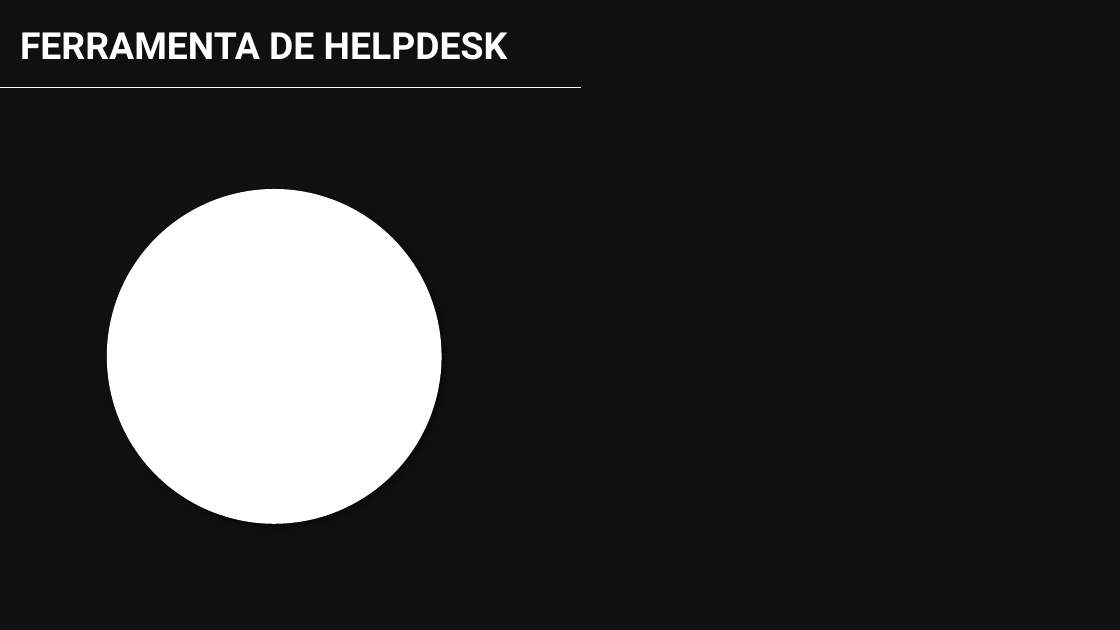
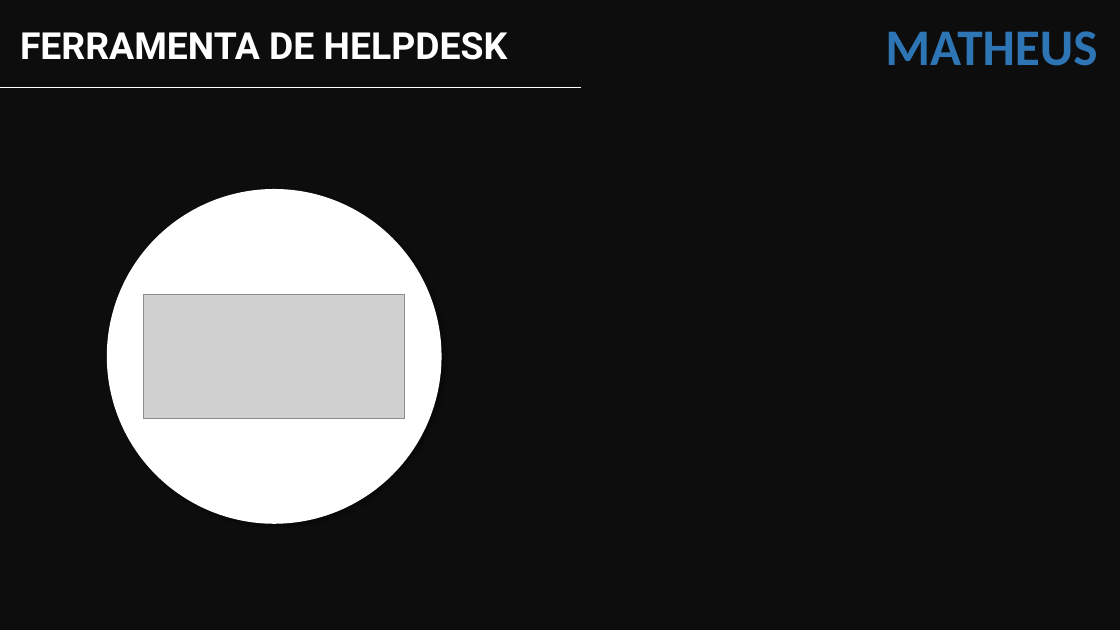
Before and after one commit to YudiG12/grupo-bandtec, a slide deck: slide 20 of Apresentação/inSensor.pptx. Drawn at 1120x630 pixels with LibreOffice and Linux fonts; fonts in the diff are those of the drawing; grey boxes stand for pictures; background and template pictures are left out; a plain dark background stands for a picture behind light text. Boxes give left, top, right and bottom in pixels: in the first picture for what was removed or moved away, otherwise in the second. Text is boxed around its words. In the diff, an @@ line names an element or a change of style, - is before the commit and + after.

```diff
--- a/Apresentação/inSensor.pptx
+++ b/Apresentação/inSensor.pptx
@@ text added at bbox=[885, 31, 1097, 66], 44 pt, text #2E75B6, bold @@
+MATHEUS
@@ picture added at bbox=[144, 294, 405, 418] @@
```
Also in this commit, not shown: 19 other slides changed, 3 slides added.
